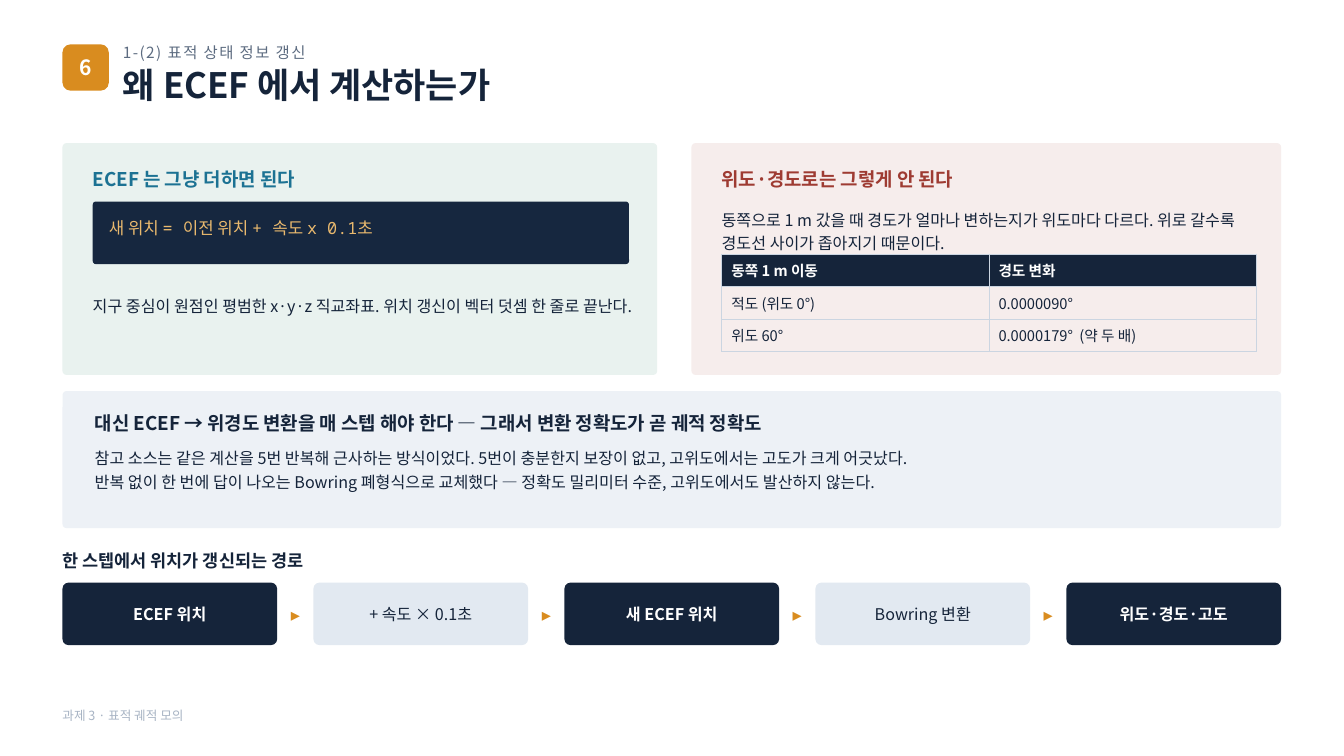
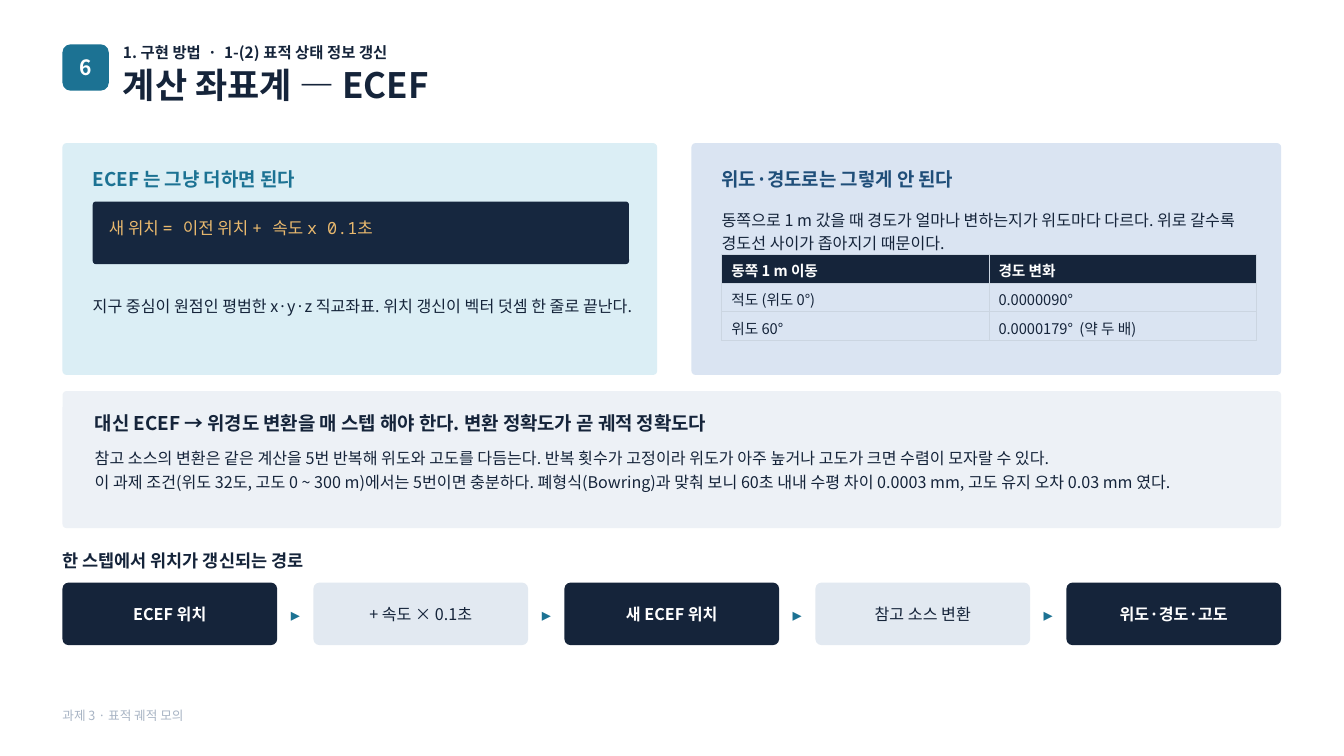
Before and after one commit to harley-hwan/radar-sw-study, a slide deck: slide 8 of Part3_TargetSim/ref/과제3_구현방법_시뮬레이션조건.pptx (slide 7 before the commit). Drawn at 1344x756 pixels with LibreOffice and Linux fonts; fonts in the diff are those of the drawing. Boxes give left, top, right and bottom in pixels: in the first picture for what was removed or moved away, otherwise in the second. Text is boxed around its words. In the diff, an @@ line names an element or a change of style, - is before the commit and + after.

```diff
--- a/Part3_TargetSim/ref/과제3_구현방법_시뮬레이션조건.pptx
+++ b/Part3_TargetSim/ref/과제3_구현방법_시뮬레이션조건.pptx
@@ rounded rectangle at bbox=[63, 44, 109, 91]: fill #D98C1F to #1C7293 @@
@@ text at bbox=[123, 45, 387, 61]: text changed; text colour #5C6B80 to #15243A; bold on @@
-1-(2) 표적 상태 정보 갱신
+1. 구현 방법 · 1-(2) 표적 상태 정보 갱신
@@ text at bbox=[123, 68, 428, 101]: text changed @@
-왜 ECEF 에서 계산하는가
+계산 좌표계 — ECEF
@@ rounded rectangle at bbox=[692, 143, 1281, 375]: fill #F6EDEC to #DAE4F2 @@
@@ text "위도·경도로는 그렇게 안 된다" at bbox=[722, 170, 954, 188]: text colour #9E3B32 to #1F4E79 @@
@@ text at bbox=[95, 414, 706, 432]: text changed @@
-대신 ECEF → 위경도 변환을 매 스텝 해야 한다 — 그래서 변환 정확도가 곧 궤적 정확도
+대신 ECEF → 위경도 변환을 매 스텝 해야 한다. 변환 정확도가 곧 궤적 정확도다
@@ text at bbox=[95, 450, 1170, 492]: text changed @@
-참고 소스는 같은 계산을 5번 반복해 근사하는 방식이었다. 5번이 충분한지 보장이 없고, 고위도에서는 고도가 크게 어긋났다.
-반복 없이 한 번에 답이 나오는 Bowring 폐형식으로 교체했다 — 정확도 밀리미터 수준, 고위도에서도 발산하지 않는다.
+참고 소스의 변환은 같은 계산을 5번 반복해 위도와 고도를 다듬는다. 반복 횟수가 고정이라 위도가 아주 높거나 고도가 크면 수렴이 모자랄 수 있다.
+이 과제 조건(위도 32도, 고도 0 ~ 300 m)에서는 5번이면 충분하다. 폐형식(Bowring)과 맞춰 보니 60초 내내 수평 차이 0.0003 mm, 고도 유지 오차 0.03 mm 였다.
@@ text colour #D98C1F to #1C7293 in 4 elements at bbox=[277, 583, 314, 645], bbox=[528, 583, 565, 645], bbox=[779, 583, 816, 645], bbox=[1030, 583, 1067, 645] @@
@@ text at bbox=[875, 606, 971, 621]: text changed @@
-Bowring 변환
+참고 소스 변환
```
Also in this commit, not shown: 12 other slides changed, 4 slides added, 43 other files.
